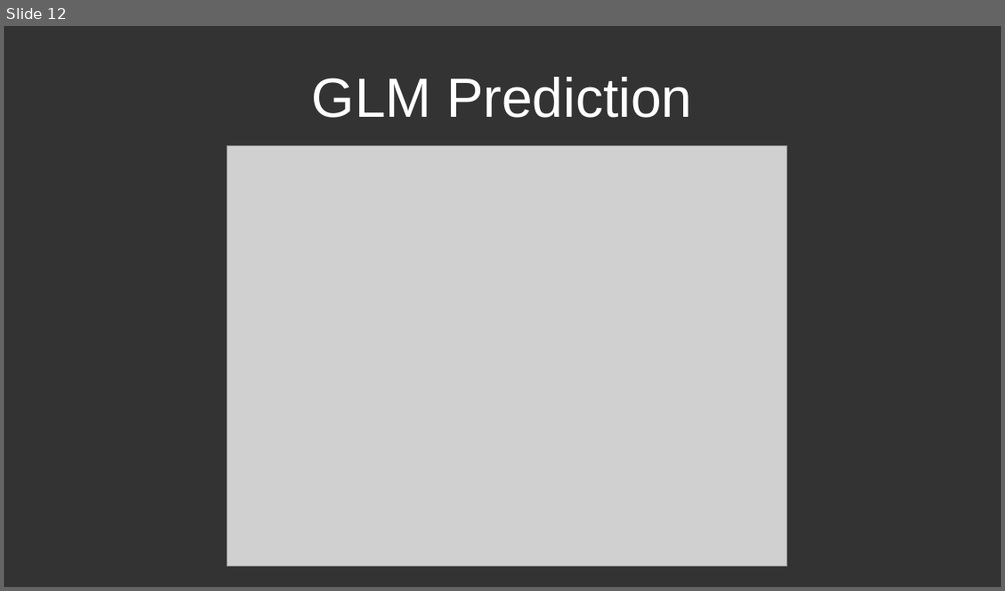
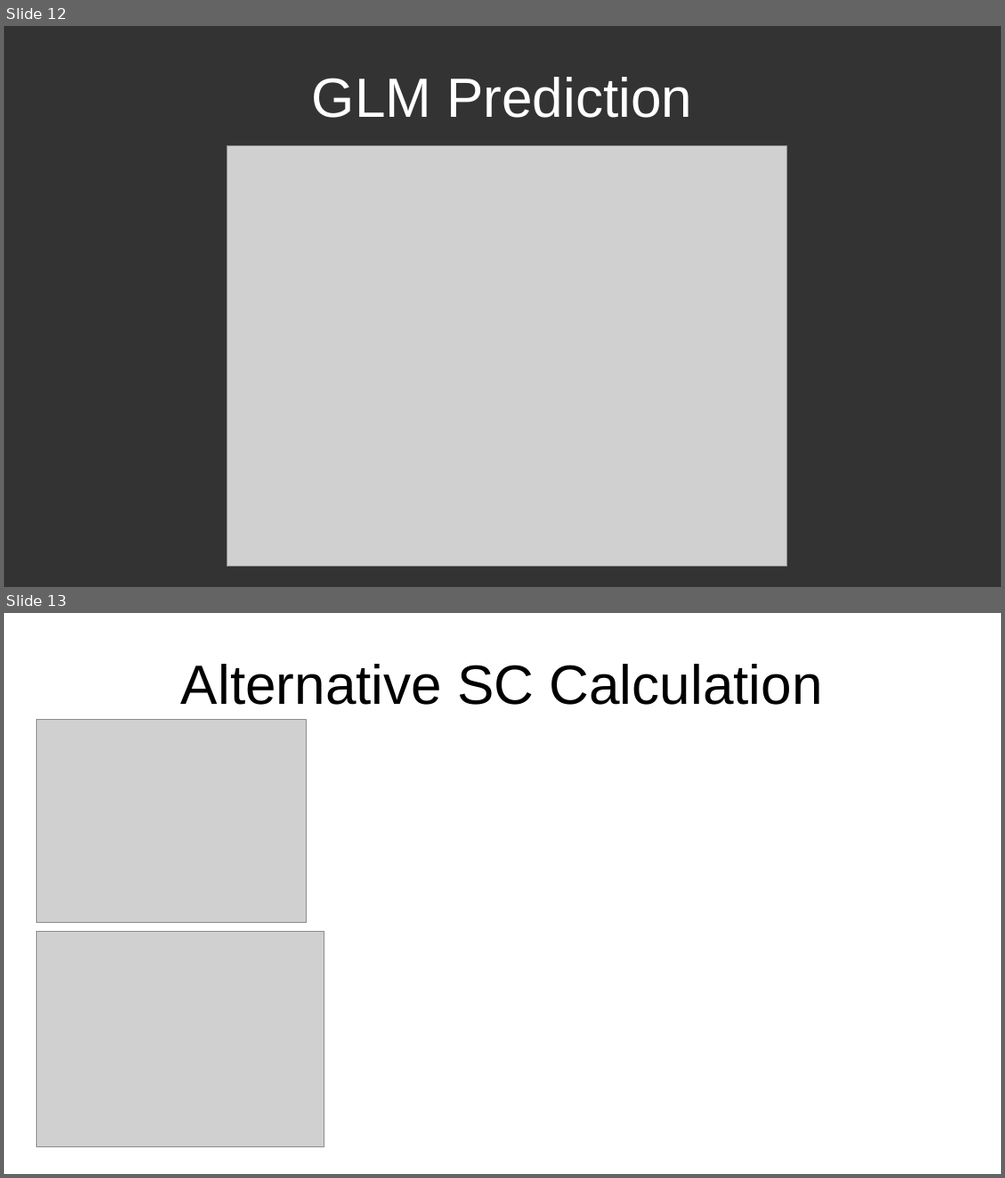
Before and after one commit to CDR-Clueless/GDSC-DrugBank-Search, a slide deck: General GDSC presentation.odp. Shown one above the other, each under a label of ours: slide 12 before the commit, slides 12 and 13 after it. The pictures are 1005x591 and 1005x1178 pixels, drawn with LibreOffice and Linux fonts; fonts in the diff are those of the drawing; grey boxes stand for pictures. Boxes give left, top, right and bottom in pixels: in the first picture for what was removed or moved away, otherwise in the second. Text is boxed around its words. In the diff, an @@ line names an element or a change of style, - is before the commit and + after.

```diff
--- a/General GDSC presentation.odp
+++ b/General GDSC presentation.odp
@@ slide 13 added at bbox=[4, 613, 1001, 1174], background #FFFFFF @@
@@ title added at bbox=[181, 664, 823, 705], 44 pt, text #000000 @@
+Alternative SC Calculation
@@ picture added at bbox=[37, 720, 306, 923] @@
@@ picture added at bbox=[37, 932, 324, 1148] @@
```
Also in this commit, not shown: 1 slide changed, 6 other slides added, 6 slides removed, 3 other files.
